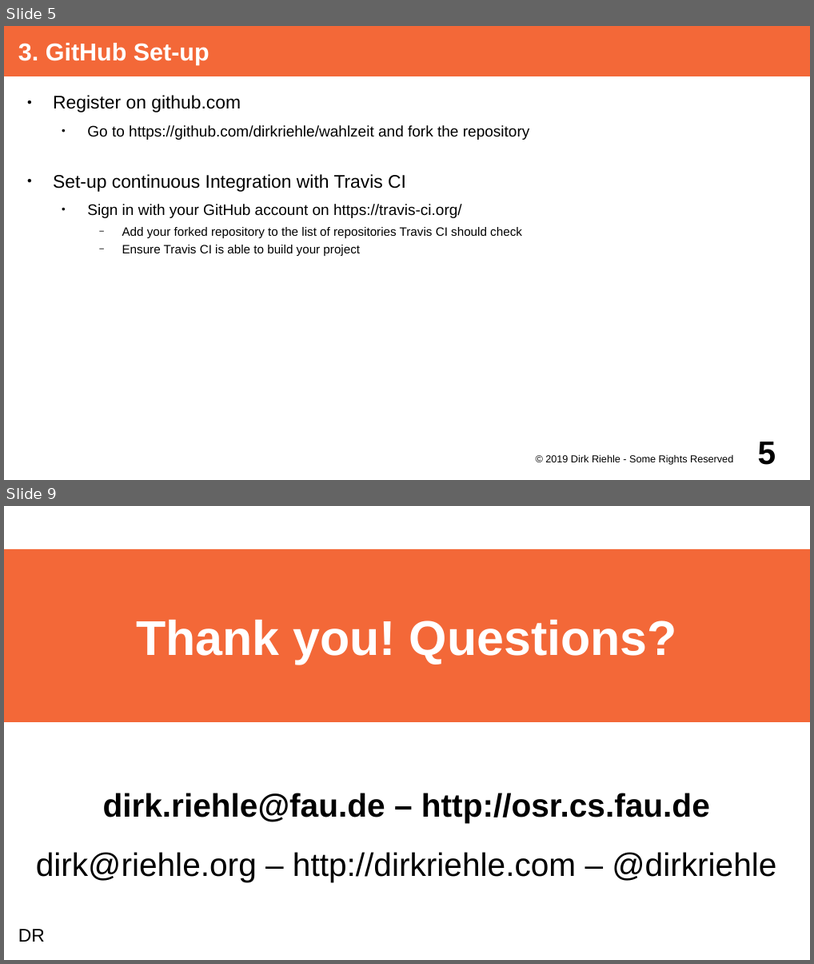
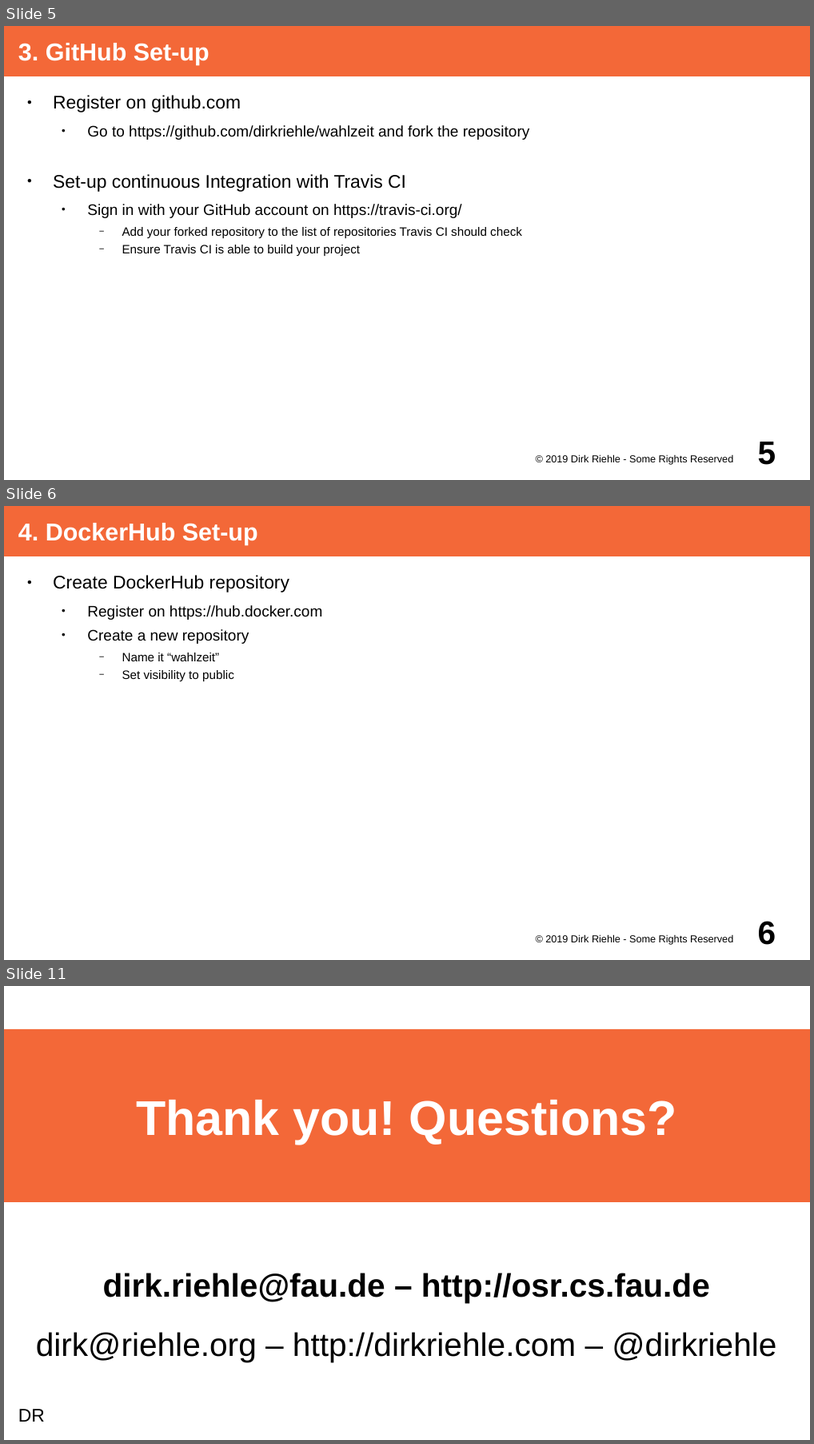
Before and after one commit to dirkriehle/adap-course, a slide deck: Lecture Slides/ADAP A03 - Project Set-up.odp. Shown one above the other, each under a label of ours: slides 5 and 9 before the commit, slides 5, 6 and 11 after it; the slides between them are not shown. The pictures are 814x964 and 814x1444 pixels, drawn with LibreOffice and Linux fonts; fonts in the diff are those of the drawing. Boxes give left, top, right and bottom in pixels: in the first picture for what was removed or moved away, otherwise in the second. Text is boxed around its words. In the diff, an @@ line names an element or a change of style, - is before the commit and + after.

Commit message:
Added information about DockerHub set-up.

```diff
--- a/Lecture Slides/ADAP A03 - Project Set-up.odp
+++ b/Lecture Slides/ADAP A03 - Project Set-up.odp
@@ slide 6 added at box(4, 506, 810, 960), background #FFFFFF @@
@@ title added at box(4, 506, 810, 556), fill #F36838, 24 pt, text #FFFFFF, bold @@
+4. DockerHub Set-up
@@ text added at box(53, 575, 322, 681), 15 pt, text #000000 @@
+● Create DockerHub repository
+  ● Register on https://hub.docker.com
+  ● Create a new repository
+    − Name it “wahlzeit”
+    − Set visibility to public
@@ text added at box(546, 934, 734, 944), 10 pt, text #000000 @@
+© 2019 Dirk Riehle - Some Rights Reserved
@@ page number added at box(758, 920, 777, 944), 32 pt, text #000000, bold @@
+6
@@ what was slide 9 is now slide 11 @@
```
Also in this commit, not shown: 4 slides changed, 1 other slide added, 1 other file.
